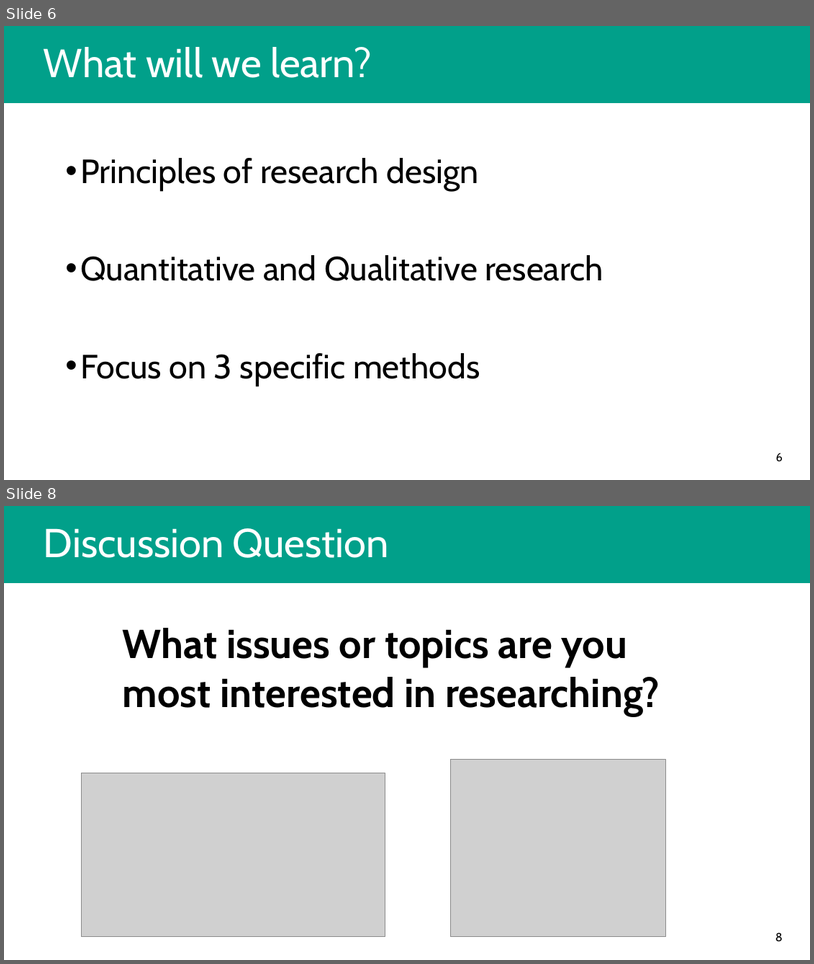
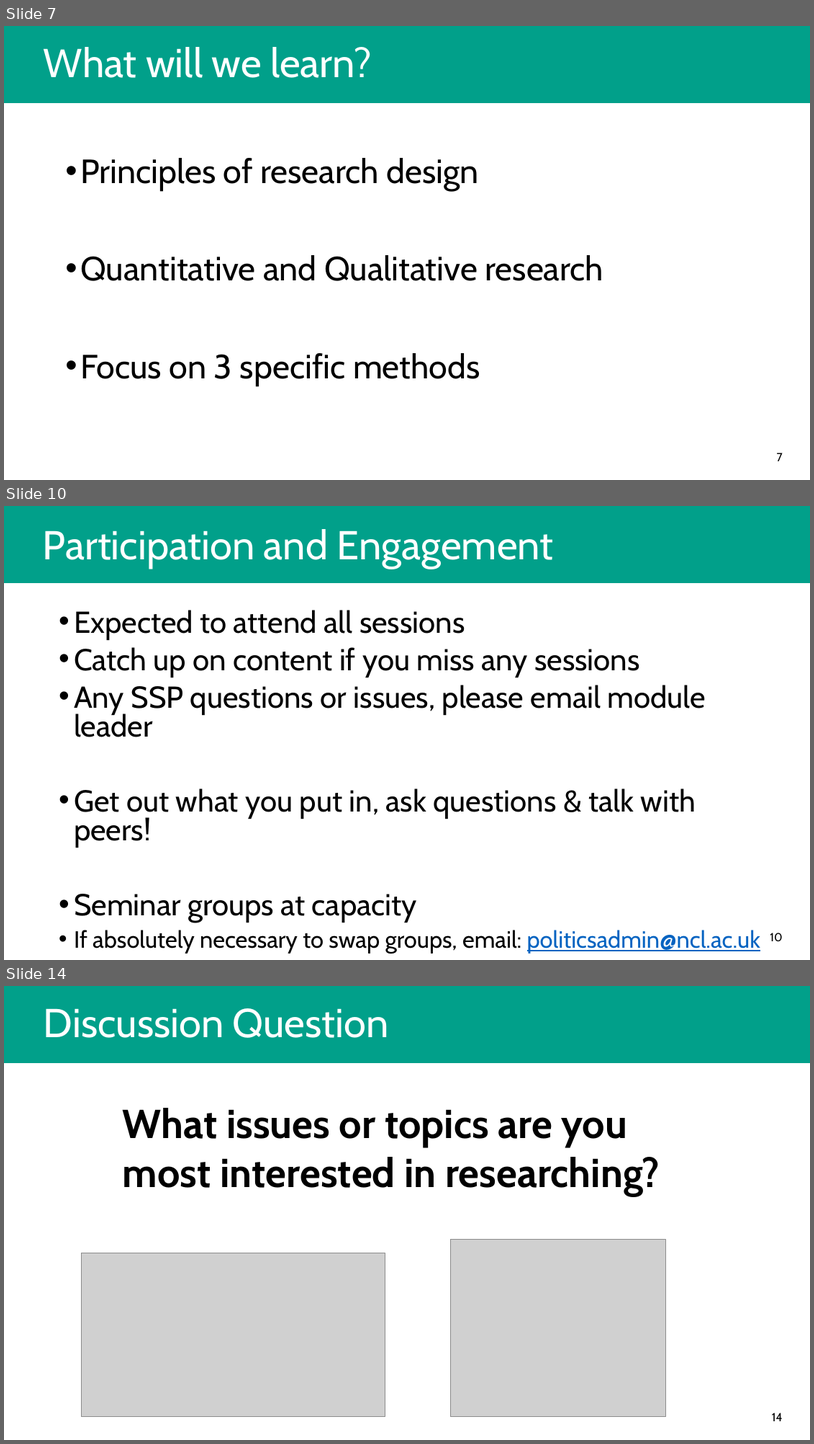
Before and after one commit to bpboyle/pol2017_materials_2026, a slide deck: lecture_slides/POL2017_slides_W01-01_intro.pptx. Shown one above the other, each under a label of ours: slides 6 and 8 before the commit, slides 7, 10 and 14 after it; the slides between them are not shown. The pictures are 814x964 and 814x1444 pixels, drawn with LibreOffice and Linux fonts; fonts in the diff are those of the drawing; grey boxes stand for pictures. Boxes give left, top, right and bottom in pixels: in the first picture for what was removed or moved away, otherwise in the second. Text is boxed around its words. In the diff, an @@ line names an element or a change of style, - is before the commit and + after.

```diff
--- a/lecture_slides/POL2017_slides_W01-01_intro.pptx
+++ b/lecture_slides/POL2017_slides_W01-01_intro.pptx
@@ slide 10 added at box(4, 506, 810, 960), background #FFFFFF @@
@@ rectangle added at box(4, 506, 810, 582), fill #01A08A, outline #01A08A 1 pt @@
@@ title added at box(43, 529, 554, 568), 48 pt, text #FFFFFF @@
+Participation and Engagement
@@ text added at box(74, 610, 761, 953), 36 pt, text #000000 @@
+• Expected to attend all sessions
+• Catch up on content if you miss any sessions
+• Any SSP questions or issues, please email module leader
+• Get out what you put in, ask questions & talk with peers!
+• Seminar groups at capacity
+• If absolutely necessary to swap groups, email: politicsadmin@ncl.ac.uk
@@ page number added at box(770, 932, 782, 941), 14 pt, text #000000 @@
+10
@@ what was slide 6 is now slide 7 @@
@@ page number at box(777, 452, 783, 461): text changed @@
-6
+7
@@ what was slide 8 is now slide 14 @@
@@ page number at box(772, 1412, 783, 1421): text changed @@
-8
+14
```
Also in this commit, not shown: 10 slides changed, 3 other slides added.
